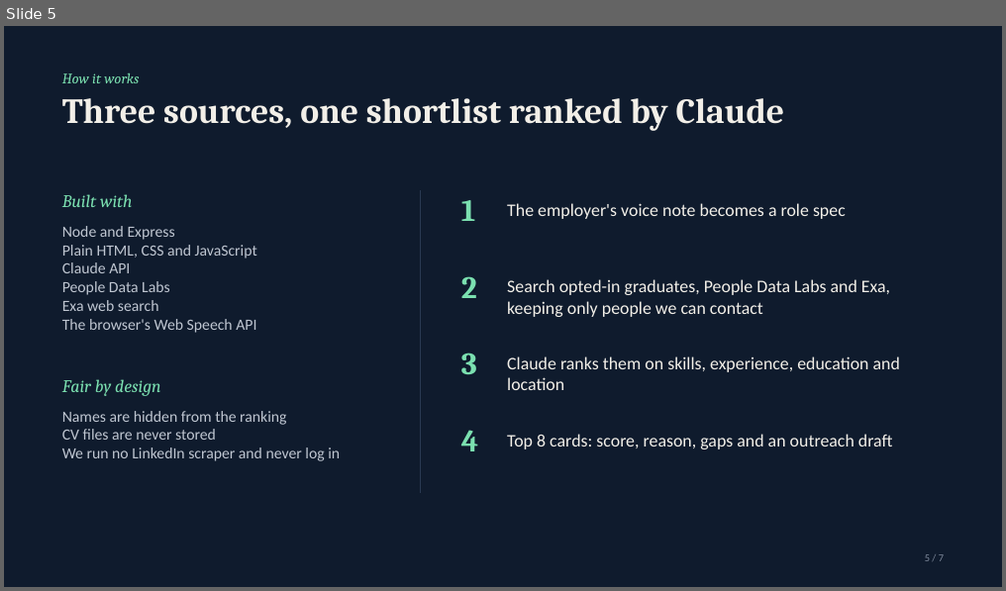
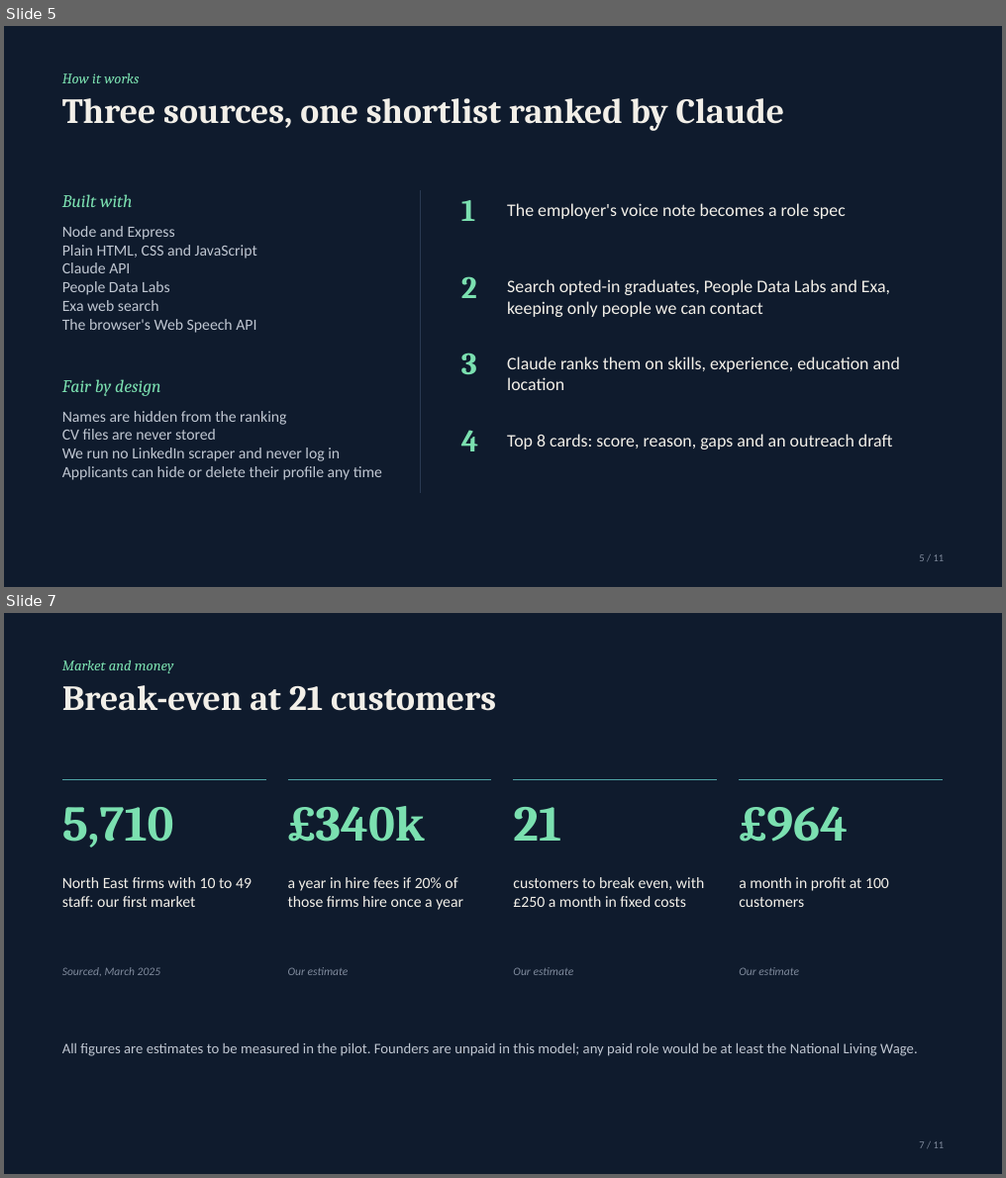
Before and after one commit to OP793/Table7, a slide deck: presentation/Table7-pitch-deck.pptx. Shown one above the other, each under a label of ours: slide 5 before the commit, slides 5 and 7 after it; the slides between them are not shown. The pictures are 1006x591 and 1006x1178 pixels, drawn with LibreOffice and Linux fonts; fonts in the diff are those of the drawing. Boxes give left, top, right and bottom in pixels: in the first picture for what was removed or moved away, otherwise in the second. Text is boxed around its words. In the diff, an @@ line names an element or a change of style, - is before the commit and + after.

```diff
--- a/presentation/Table7-pitch-deck.pptx
+++ b/presentation/Table7-pitch-deck.pptx
@@ slide 7 added at [4, 613, 1002, 1174], background #0F1B2D @@
@@ text added at [62, 660, 173, 673], 14 pt, text #7BE0B0, italic @@
+Market and money
@@ title added at [62, 685, 496, 711], 34 pt, text #F2EFE8, bold @@
+Break-even at 21 customers
@@ line added from (62, 779) to (266, 779), #4FA3A5 0.75 pt @@
@@ line added from (288, 779) to (491, 779), #4FA3A5 0.75 pt @@
@@ line added from (514, 779) to (718, 779), #4FA3A5 0.75 pt @@
@@ line added from (740, 779) to (943, 779), #4FA3A5 0.75 pt @@
@@ text added at [62, 807, 174, 848], 48 pt, text #7BE0B0, bold @@
+5,710
@@ text added at [288, 806, 425, 842], 48 pt, text #7BE0B0, bold @@
+£340k
@@ text added at [513, 807, 561, 841], 48 pt, text #7BE0B0, bold @@
+21
@@ text added at [739, 806, 847, 842], 48 pt, text #7BE0B0, bold @@
+£964
@@ text added at [62, 877, 252, 907], 15 pt, text #F2EFE8 @@
+North East firms with 10 to 49 staff: our first market
@@ text added at [288, 877, 463, 910], 15 pt, text #F2EFE8 @@
+a year in hire fees if 20% of those firms hire once a year
@@ text added at [513, 877, 704, 907], 15 pt, text #F2EFE8 @@
+customers to break even, with £250 a month in fixed costs
@@ text added at [739, 877, 889, 907], 15 pt, text #F2EFE8 @@
+a month in profit at 100 customers
@@ text added at [62, 967, 160, 976], 11 pt, text #7F8A9C, italic @@
+Sourced, March 2025
@@ text added at [288, 967, 349, 975], 11 pt, text #7F8A9C, italic @@
+Our estimate
@@ text added at [513, 967, 574, 975], 11 pt, text #7F8A9C, italic @@
+Our estimate
@@ text added at [739, 967, 799, 975], 11 pt, text #7F8A9C, italic @@
+Our estimate
@@ text added at [62, 1044, 917, 1057], 14 pt, text #BFC6D1 @@
+All figures are estimates to be measured in the pilot. Founders are unpaid in this model; any paid role would be at least the National Living Wage.
@@ text added at [919, 1142, 944, 1149], 10 pt, text #7F8A9C @@
+7 / 11
@@ slide 5 changed as well @@
@@ text at [62, 467, 382, 480]: paragraph added @@
+Applicants can hide or delete their profile any time
@@ text at [919, 555, 944, 562]: text changed @@
-5 / 7
+5 / 11
```
Also in this commit, not shown: 6 other slides changed, 3 other slides added.
